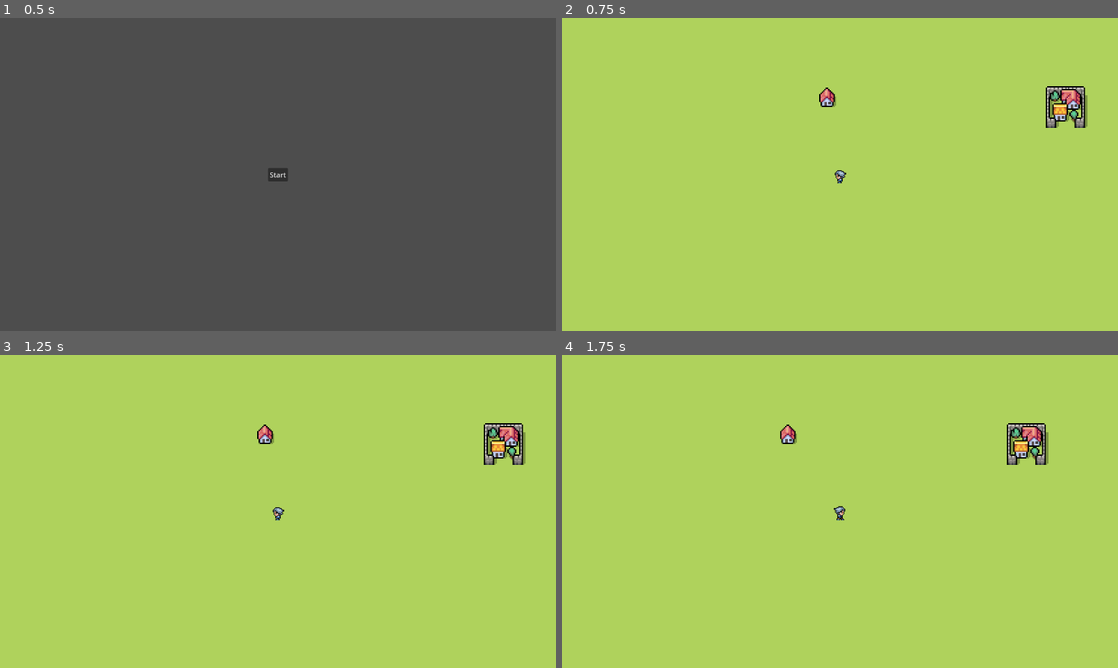
Above: before the commit, frames 1-4 (two rows, left to right).
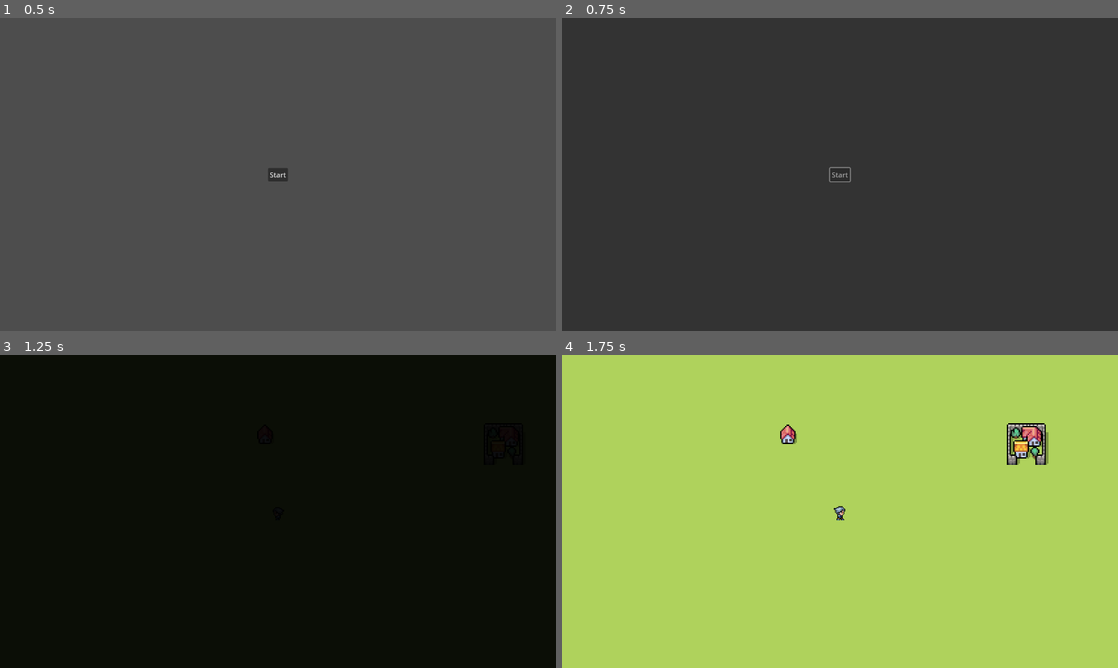
Above: after the commit, the same moments.

Repository: majormunky/TinyRPG
Game: Godot game, scene res://scenes/IntroScreen.tscn
The game is run twice, just before and just after one commit, with the same random seed, the same clock (stepped at 60 frames per second) and the same inputs.
Inputs:
- Up to frame 1 (0.5 s): no input
- Up to frame 2 (0.75 s): click "Start" at 0.5 s
- Up to frame 3 (1.25 s): no input
- Up to frame 4 (1.75 s): tap Enter at 1.25 s; hold D (walk_right) from 1.28 s (still down)

Frame 1 is identical in both runs. In frame 2, 100% of the frame differs, in the area x 0-100%, y 0-100%; in frame 3, 100%; in frame 4, nothing differs.

Commit message:
Added a loading screen that fades in and out when switching scenes

Diff:
--- /dev/null
+++ b/src/scenes/LoadingScreen.gd
@@ -0,0 +1,30 @@
+class_name LoadingScreen extends CanvasLayer
+
+@onready var anim_player = $AnimationPlayer
+var starting_animation_name: String
+signal transition_is_complete
+
+
+func start_transition(animation_name: String):
+	if !anim_player.has_animation(animation_name):
+		push_warning("'%s' animation does not exist" % animation_name)
+		animation_name = "fade_to_black"
+	starting_animation_name = animation_name
+	anim_player.play(animation_name)
+
+
+func finish_transition():
+	var ending_animation_name = starting_animation_name.replace("to", "from")
+	if !anim_player.has_animation(ending_animation_name):
+		push_warning("'%s' animation does not exist" % ending_animation_name)
+		ending_animation_name = "fade_from_black"
+	anim_player.play(ending_animation_name)
+
+	# once this final animation plays, we can free this scene
+	await anim_player.animation_finished
+	queue_free()
+
+
+func animation_ended():
+	print("Animation Ended")
+	emit_signal("transition_is_complete")
--- /dev/null
+++ b/src/scenes/LoadingScreen.tscn
@@ -0,0 +1,113 @@
+[gd_scene load_steps=7 format=3 uid="uid://bl2rr8mac2w0y"]
+
+[ext_resource type="Script" path="res://scenes/LoadingScreen.gd" id="1_h8qyu"]
+
+[sub_resource type="StyleBoxFlat" id="StyleBoxFlat_glok7"]
+bg_color = Color(0, 0, 0, 1)
+
+[sub_resource type="Animation" id="Animation_xkmi2"]
+length = 0.001
+tracks/0/type = "value"
+tracks/0/imported = false
+tracks/0/enabled = true
+tracks/0/path = NodePath("Control/Panel:theme_override_styles/panel:bg_color")
+tracks/0/interp = 1
+tracks/0/loop_wrap = true
+tracks/0/keys = {
+"times": PackedFloat32Array(0),
+"transitions": PackedFloat32Array(1),
+"update": 0,
+"values": [Color(0, 0, 0, 1)]
+}
+
+[sub_resource type="Animation" id="Animation_kku0k"]
+resource_name = "fade_to_black"
+length = 0.5
+tracks/0/type = "value"
+tracks/0/imported = false
+tracks/0/enabled = true
+tracks/0/path = NodePath("Control/Panel:theme_override_styles/panel:bg_color")
+tracks/0/interp = 1
+tracks/0/loop_wrap = true
+tracks/0/keys = {
+"times": PackedFloat32Array(0, 0.5),
+"transitions": PackedFloat32Array(1, 1),
+"update": 0,
+"values": [Color(0, 0, 0, 0), Color(0, 0, 0, 1)]
+}
+tracks/1/type = "method"
+tracks/1/imported = false
+tracks/1/enabled = true
+tracks/1/path = NodePath(".")
+tracks/1/interp = 1
+tracks/1/loop_wrap = true
+tracks/1/keys = {
+"times": PackedFloat32Array(0.5),
+"transitions": PackedFloat32Array(1),
+"values": [{
+"args": [],
+"method": &"animation_ended"
+}]
+}
+
+[sub_resource type="Animation" id="Animation_t0nun"]
+resource_name = "fade_from_black"
+length = 0.5
+tracks/0/type = "value"
+tracks/0/imported = false
+tracks/0/enabled = true
+tracks/0/path = NodePath("Control/Panel:theme_override_styles/panel:bg_color")
+tracks/0/interp = 1
+tracks/0/loop_wrap = true
+tracks/0/keys = {
+"times": PackedFloat32Array(0, 0.5),
+"transitions": PackedFloat32Array(1, 1),
+"update": 0,
+"values": [Color(0, 0, 0, 1), Color(0, 0, 0, 0)]
+}
+tracks/1/type = "method"
+tracks/1/imported = false
+tracks/1/enabled = false
+tracks/1/path = NodePath(".")
+tracks/1/interp = 1
+tracks/1/loop_wrap = true
+tracks/1/keys = {
+"times": PackedFloat32Array(0.5),
+"transitions": PackedFloat32Array(1),
+"values": [{
+"args": [],
+"method": &"animation_ended"
+}]
+}
+
+[sub_resource type="AnimationLibrary" id="AnimationLibrary_t2gyg"]
+_data = {
+"RESET": SubResource("Animation_xkmi2"),
+"fade_from_black": SubResource("Animation_t0nun"),
+"fade_to_black": SubResource("Animation_kku0k")
+}
+
+[node name="LoadingScreen" type="CanvasLayer"]
+script = ExtResource("1_h8qyu")
+
+[node name="Control" type="Control" parent="."]
+layout_mode = 3
+anchors_preset = 15
+anchor_right = 1.0
+anchor_bottom = 1.0
+grow_horizontal = 2
+grow_vertical = 2
+
+[node name="Panel" type="Panel" parent="Control"]
+layout_mode = 1
+anchors_preset = 15
+anchor_right = 1.0
+anchor_bottom = 1.0
+grow_horizontal = 2
+grow_vertical = 2
+theme_override_styles/panel = SubResource("StyleBoxFlat_glok7")
+
+[node name="AnimationPlayer" type="AnimationPlayer" parent="."]
+libraries = {
+"": SubResource("AnimationLibrary_t2gyg")
+}
--- a/src/scenes/SceneManager.gd
+++ b/src/scenes/SceneManager.gd
@@ -3,19 +3,35 @@
 
 var _load_progress_timer: Timer
 var _content_path:String
+var _transition_type: String
+var _loading_screen: LoadingScreen
+var _loading_screen_scene: PackedScene = preload("res://scenes/LoadingScreen.tscn")
 signal content_finished_loading(content)
+
 
 # Called when the node enters the scene tree for the first time.
 func _ready():
 	content_finished_loading.connect(done_loading)
 
 
-func load_new_scene(scene_path: String, _transition_type: String="fade"):
+func load_new_scene(scene_path: String, transition_type: String="fade_to_black"):
+	_transition_type = transition_type
+	# add loading screen
+	_loading_screen = _loading_screen_scene.instantiate() as LoadingScreen
+	get_tree().root.add_child(_loading_screen)
+	_loading_screen.start_transition(_transition_type)
+
 	load_content(scene_path)
 
 
 func load_content(scene_path: String):
+	print("Running load_content")
 	_content_path = scene_path
+
+	print("Checking for loading screen")
+	if _loading_screen != null:
+		print("There is one, waiting for transition is complete")
+		await _loading_screen.transition_is_complete
 
 	var _loader = ResourceLoader.load_threaded_request(_content_path)
 	_load_progress_timer = Timer.new()
@@ -43,8 +59,15 @@
 
 
 func done_loading(content):
+	print("Running done_loading")
 	var outgoing_scene = get_tree().current_scene
 	outgoing_scene.queue_free()
 
+	print("Adding new scene as child")
 	get_tree().root.call_deferred("add_child", content)
 	get_tree().set_deferred("current_scene", content)
+
+	print("Checking if loading screen is there")
+	if _loading_screen != null:
+		print("It is, running finish_transition")
+		_loading_screen.finish_transition()
